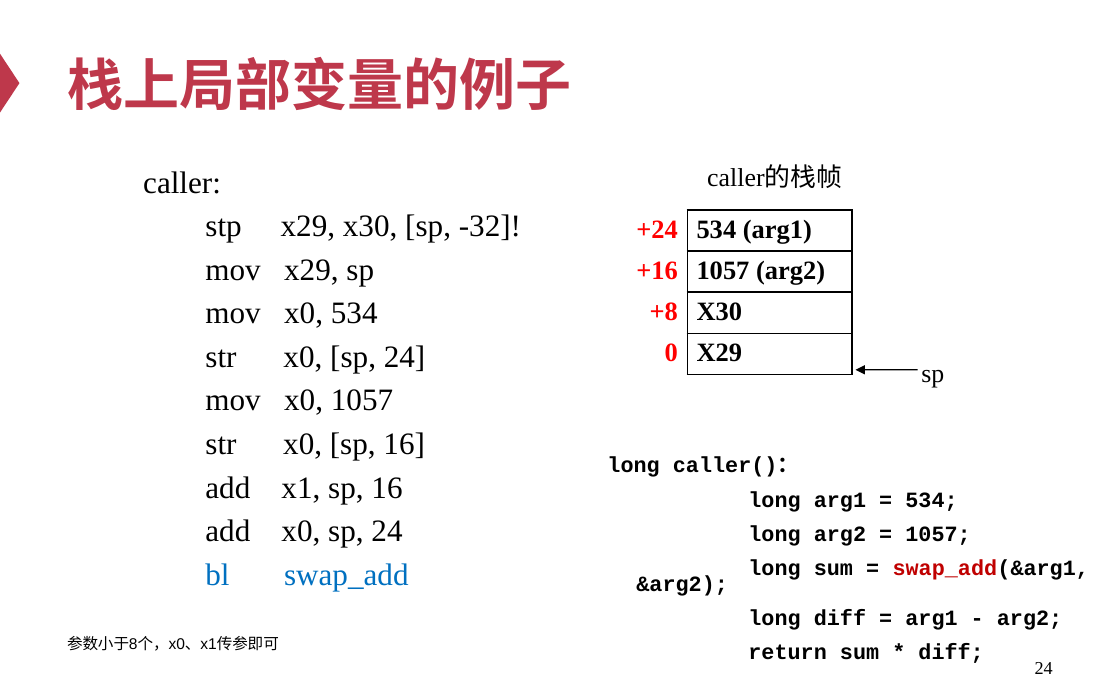
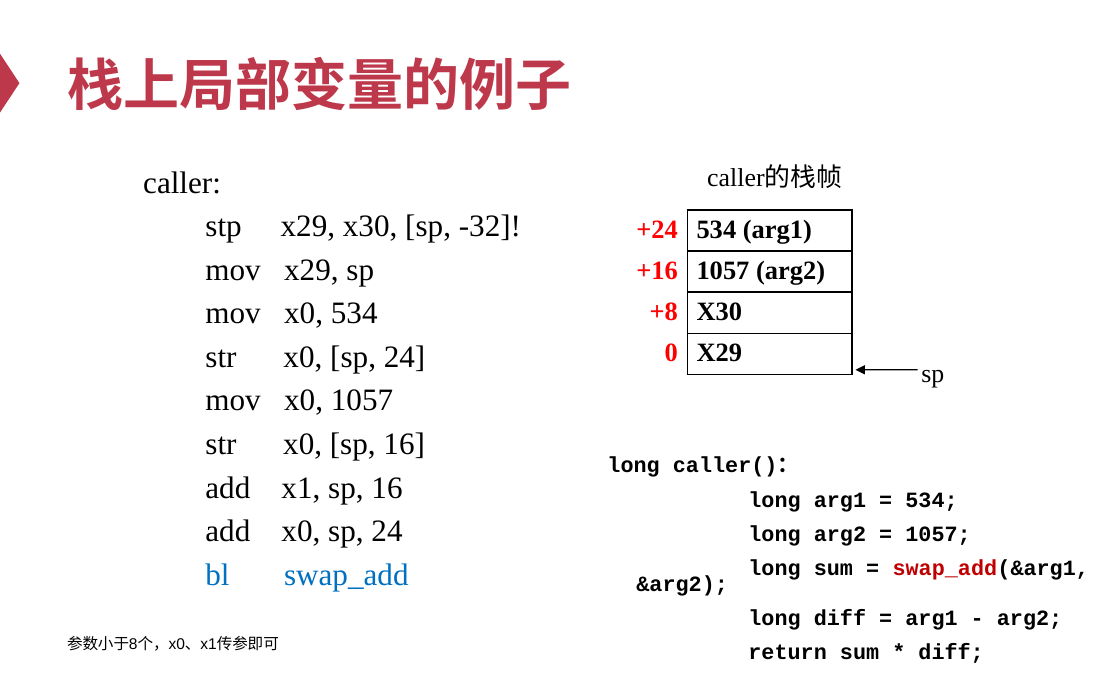
Before and after one commit to huskydoge/CS3601-OS-2023, a slide deck: slide 24 of lectures/OS-03 system-isa.pptx. Drawn at 1120x700 pixels with LibreOffice and Linux fonts; fonts in the diff are those of the drawing. Boxes give left, top, right and bottom in pixels: in the first picture for what was removed or moved away, otherwise in the second. Text is boxed around its words. In the diff, an @@ line names an element or a change of style, - is before the commit and + after.

```diff
--- a/lectures/OS-03 system-isa.pptx
+++ b/lectures/OS-03 system-isa.pptx
@@ page number removed at <box>1035,662,1053,674</box> @@
-24
```
Also in this commit, not shown: 3 other slides changed, 12 other files.
